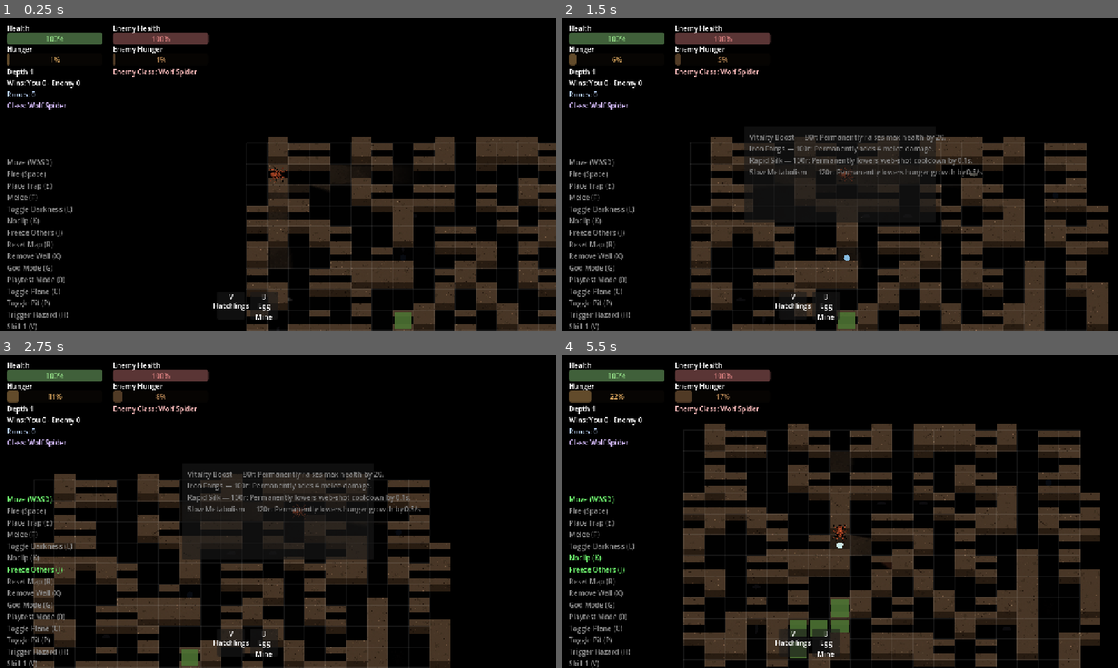
Above: before the commit, frames 1-4 (two rows, left to right).
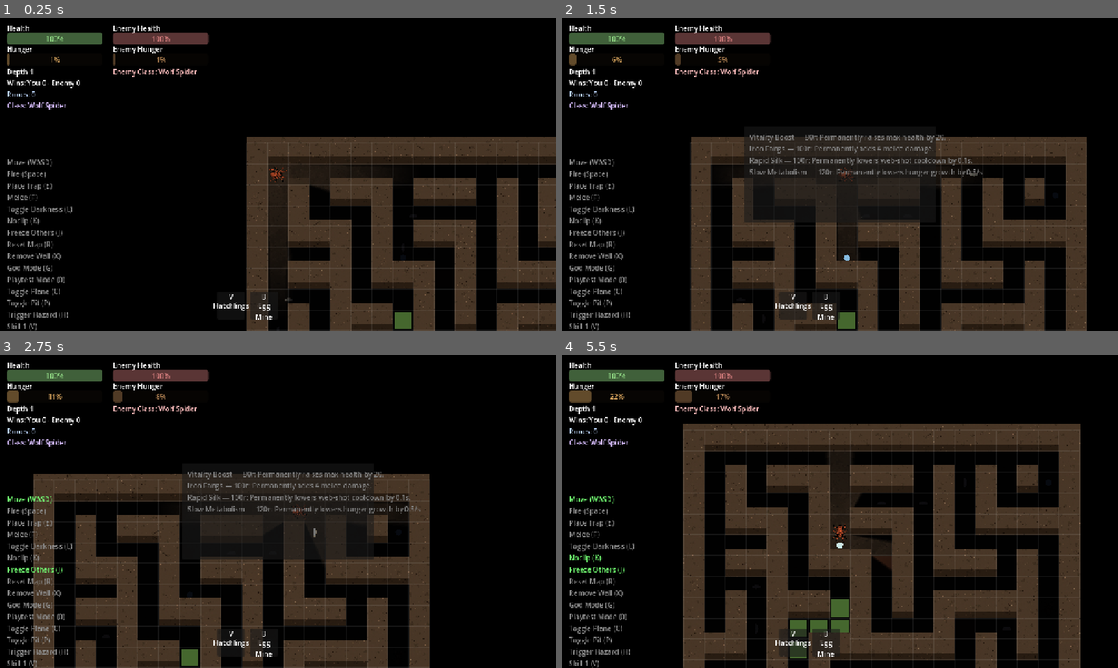
Above: after the commit, the same moments.

Repository: ehix/burrow
Game: Godot game, scene res://world/world.tscn
Two runs of this game, one before a commit and one after it. Both use one fixed random seed, a clock stepped at 60 frames per second and the inputs below.
Inputs (mouse positions are in pixels of both pictures, inside the frame that each line leads up to):
- Up to frame 1 (0.25 s): no input
- Up to frame 2 (1.5 s): tap Enter at 0.5 s; move the mouse to (962, 158) at 0.52 s; hold D (move_right) 0.53-1.25 s; tap 2 (buy_upgrade_2) at 0.6 s; click (962, 158) at 0.67 s; tap 5 (toggle_shop) at 0.77 s; drag from (728, 190) to (878, 259) at 1.27 s
- Up to frame 3 (2.75 s): move the mouse to (333, 442) at 2.02 s; hold D (move_right) from 2.03 s (still down); hold J (dev_freeze) from 2.03 s (still down)
- Up to frame 4 (5.5 s): release D (move_right) at 2.75 s; release J (dev_freeze) at 2.75 s; drag from (812, 574) to (862, 511) at 2.77 s; move the mouse to (1006, 558) at 3.52 s; hold A (move_left) 3.53-4.25 s; hold K (dev_noclip) 3.53-4.25 s; tap 5 (toggle_shop) at 3.77 s; drag from (673, 464) to (817, 511) at 4.27 s; move the mouse to (867, 511) at 5.02 s; hold S (move_down) from 5.03 s (still down); hold X (dev_remove_wall) from 5.03 s (still down); click (867, 511) at 5.17 s

The runs differ from the first frame. In frame 1, 18% of the frame differs, in the area x 44-100%, y 38-100%; in frame 2, 19%; in frame 3, 19%; in frame 4, 26%, in the area x 21-97%, y 22-100%.

Commit message:
TileTextureVariant: fix black rendering on tile flip via canvas transform instead of negative-width Rect2
draw_varied() flipped tiles by giving the dest Rect2 a negative width
(flip_h) or negative height (flip_v) before draw_texture_rect_region() --
Godot's documented flip idiom. On this project's actual runtime (Godot
4.7, GL Compatibility renderer via Mesa/d3d12 on WSL2), that idiom is
broken: draw_texture_rect_region() silently ignores the sign of a
negative-size dest rect and just draws abs(size) forward from `position`,
so a flipped tile lands shifted by its own tile size instead of mirrored
in place, leaving its true grid cell completely undrawn. In a gapless
floor grid that reads as a hole showing whatever's behind -- black, in
this dark maze game -- which is what a prior windowed validation pass
reported as "half the map renders as flat black tiles" (roughly half of
all tiles get flip_h=true from the per-tile hash).

Confirmed via isolated repro: replicated the exact old negative-rect
arithmetic in a scratch scene and rendered both a few widely-spaced known
flip-case tiles and a dense FloorRenderer-style 6x6 grid against a
magenta backdrop. The old code left whole rows/columns of the dense grid
completely undrawn wherever a flip landed a tile's rect on a neighboring
cell instead of its own. The new code, and a real windowed boot of
world.tscn near spawn, both show a fully gapless, correctly tiled floor.

Fix: replace the negative-size Rect2 with a canvas transform
(draw_set_transform with a negative scale axis around the tile's own
center), always drawing a positive-size rect centered on the origin, then
resetting the transform to identity. This sidesteps the broken code path
for both axes at once instead of patching flip_h in isolation, and
unifies flip_h/flip_v under one mechanism.

variant_for() is unchanged -- the bug was purely in how draw_varied() used
its flip flags to draw, not in the flag computation itself. All 4
existing unit tests still pass, plus test_floor_renderer.gd,
test_maze_renderer_occlusion.gd, test_wall_overdraw_mask.gd, and
test_level_hazard_helpers.gd (consumer/regression coverage).

Co-Authored-By: Claude Sonnet 5 <noreply@anthropic.com>
Claude-Session: https://claude.ai/code/session_01XjxSoYqWCAzUvkAzCpJy9a

Diff:
--- a/world/maze/tile_texture_variant.gd
+++ b/world/maze/tile_texture_variant.gd
@@ -49,14 +49,30 @@
 ## call site that used to rely on that flag; draw_texture_rect_region has
 ## no repeat/tile behavior of its own; regardless, it always stretches
 ## src_rect to fill dest_rect exactly once (verified during design).
-## Flipping is done via a negative-size dest rect (the standard Godot
-## idiom), not by touching src_rect.
+## Flipping is done via a canvas transform (draw_set_transform with a
+## negative scale axis around the tile's own center), NOT via a
+## negative-size dest Rect2 -- that's the usual Godot flip idiom, but on
+## this project's actual runtime (GL Compatibility / Mesa d3d12 on WSL2)
+## draw_texture_rect_region silently ignores the sign of a negative-size
+## dest rect's width/height and just draws abs(size) forward from
+## `position` -- so a flipped tile lands shifted by its own size instead
+## of mirrored in place, leaving its true grid cell completely undrawn.
+## In a gapless tile grid that reads as a hole showing whatever's behind
+## (black, in this game's dark maze) -- confirmed via isolated repro
+## (a dense FloorRenderer-style grid rendered with the old negative-rect
+## code left whole rows/columns undrawn wherever flip_h/flip_v tiles
+## landed). Not worth chasing further as a driver quirk since roughly
+## half of all tiles get flip_h=true; the transform sidesteps it cleanly
+## for both axes. draw_texture_rect_region is always called with a
+## positive-size rect centered on the origin; the transform is reset to
+## identity immediately after so it doesn't leak into later draw calls.
 static func draw_varied(canvas_item: CanvasItem, texture: Texture2D, dest_rect: Rect2, tile: Vector2i, modulate: Color = Color.WHITE) -> void:
 	var variant := variant_for(tile, dest_rect.size, texture.get_size())
-	var flipped := Rect2(
-		dest_rect.position.x + (dest_rect.size.x if variant.flip_h else 0.0),
-		dest_rect.position.y + (dest_rect.size.y if variant.flip_v else 0.0),
-		-dest_rect.size.x if variant.flip_h else dest_rect.size.x,
-		-dest_rect.size.y if variant.flip_v else dest_rect.size.y
-	)
-	canvas_item.draw_texture_rect_region(texture, flipped, variant.src_rect, modulate)
+	if not variant.flip_h and not variant.flip_v:
+		canvas_item.draw_texture_rect_region(texture, dest_rect, variant.src_rect, modulate)
+		return
+	var flip_scale := Vector2(-1.0 if variant.flip_h else 1.0, -1.0 if variant.flip_v else 1.0)
+	var center := dest_rect.position + dest_rect.size * 0.5
+	canvas_item.draw_set_transform(center, 0.0, flip_scale)
+	canvas_item.draw_texture_rect_region(texture, Rect2(-dest_rect.size * 0.5, dest_rect.size), variant.src_rect, modulate)
+	canvas_item.draw_set_transform(Vector2.ZERO, 0.0, Vector2.ONE)
